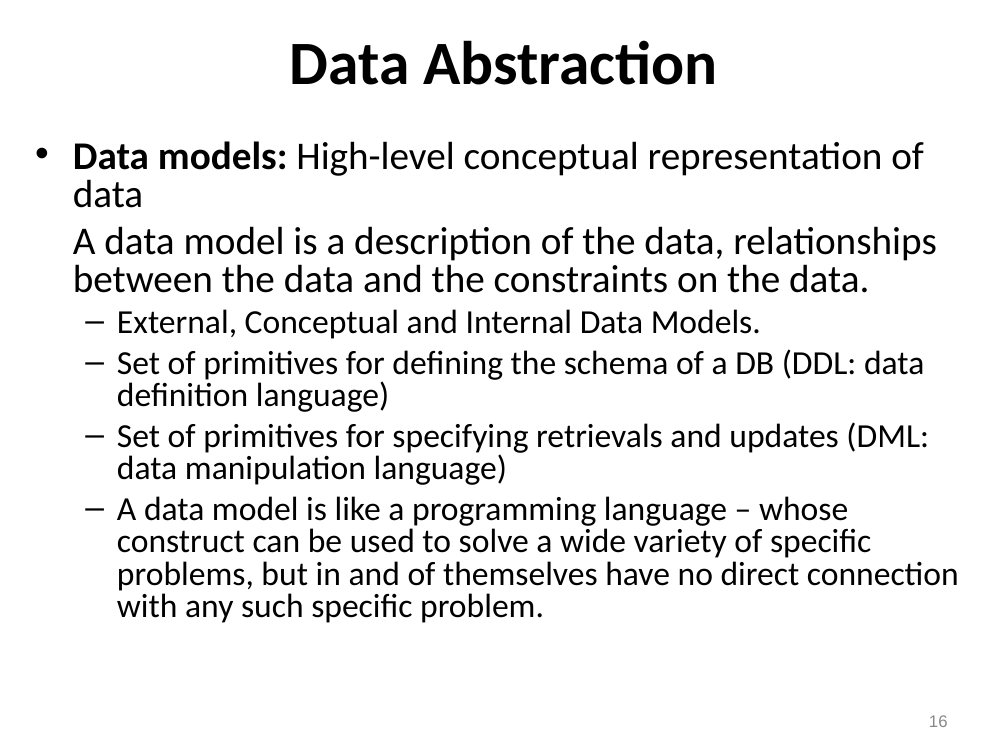
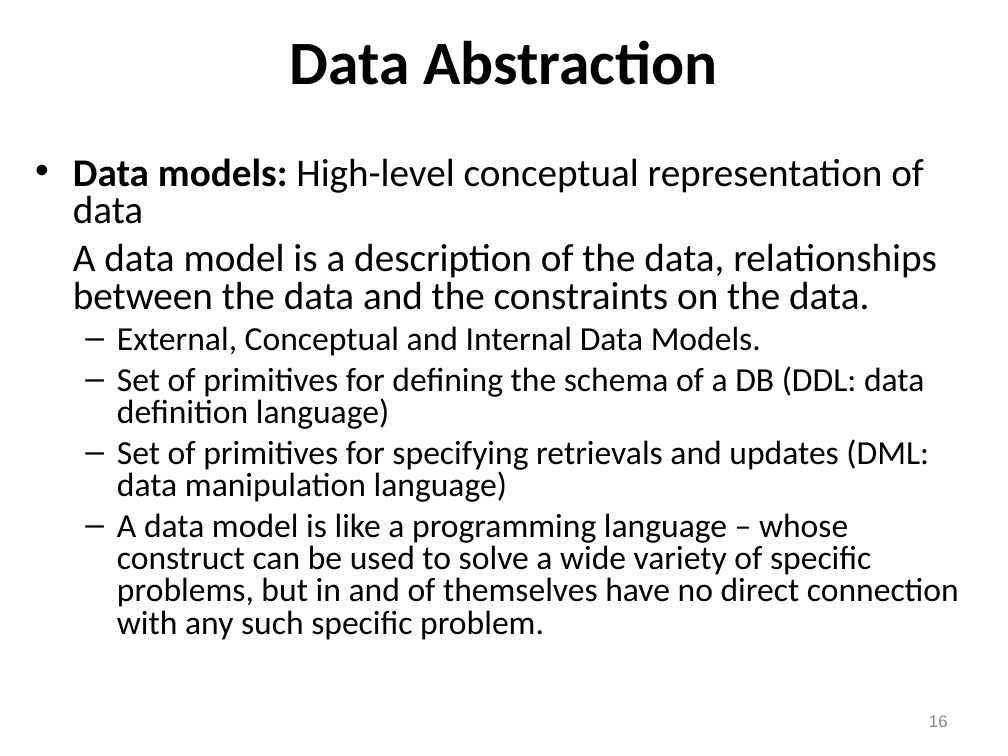
Before and after one commit to iamdurga/Master-in-Data-Science-Study-Materials, a slide deck: slide 16 of First Semester/Database Management Systems/Notes/1.1-DBMS.ppt. Drawn at 1008x756 pixels with LibreOffice and Linux fonts; fonts in the diff are those of the drawing. Boxes give left, top, right and bottom in pixels: in the first picture for what was removed or moved away, otherwise in the second. Text is boxed around its words. In the diff, an @@ line names an element or a change of style, - is before the commit and + after.

```diff
--- a/First Semester/Database Management Systems/Notes/1.1-DBMS.ppt
+++ b/First Semester/Database Management Systems/Notes/1.1-DBMS.ppt
@@ text "Data models: High-level conceptual representation ...": place and size @@
-text "Data models: High-level conceptual representation ..." at bbox=[73, 141, 959, 623]
+text "Data models: High-level conceptual representation ..." at bbox=[73, 158, 959, 640]
```
Also in this commit, not shown: 2 other slides changed, 1 slide added, 27 other files.
